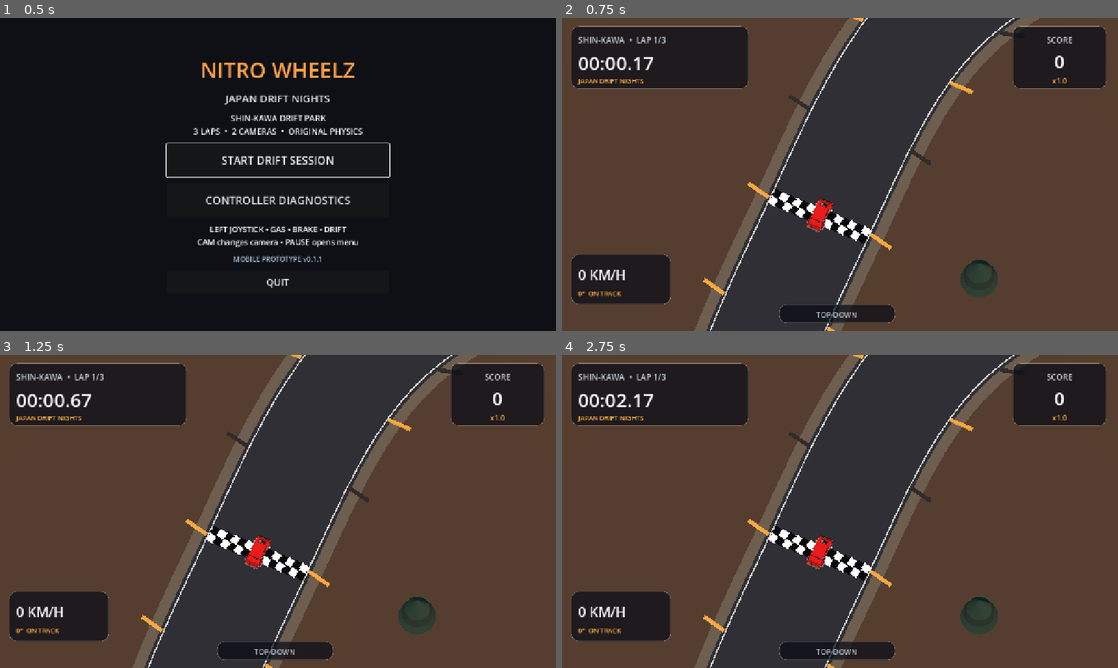
Above: before the commit, frames 1-4 (two rows, left to right).
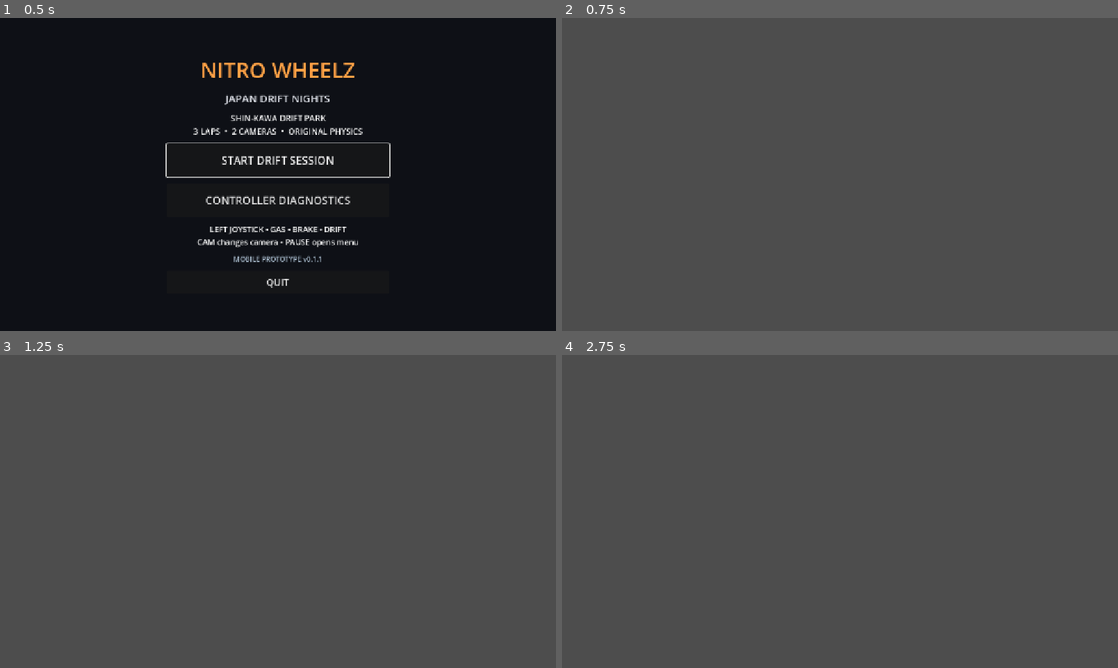
Above: after the commit, the same moments.

Repository: karllondor/Nitro-Wheelz-
Game: Godot game, scene res://scenes/boot.tscn
Two runs of this game, one before a commit and one after it. Both use one fixed random seed, a clock stepped at 60 frames per second and the inputs below.
Inputs (mouse positions are in pixels of both pictures, inside the frame that each line leads up to):
- Up to frame 1 (0.5 s): no input
- Up to frame 2 (0.75 s): click "START DRIFT SESSION" at 0.5 s
- Up to frame 3 (1.25 s): no input
- Up to frame 4 (2.75 s): tap Enter at 1.25 s; move the mouse to (962, 495) at 1.27 s; hold D (move_right) 1.28-2 s; hold Space (action_primary) 1.28-2 s; click (962, 495) at 1.42 s; drag from (728, 527) to (812, 574) at 2.02 s

Frame 1 is identical in both runs. In frame 2, 99% of the frame differs, in the area x 0-100%, y 0-100%; in frame 3, 99%; in frame 4, 99%.
Error after the commit: Parse Error: Identifier "overhead_target" not declared in the current scope. (res://scripts/race/race.gd:247)

Commit message:
camera: zoom out overhead/chase and lock overhead orientation to map

Diff:
--- a/game/scripts/race/race.gd
+++ b/game/scripts/race/race.gd
@@ -64,7 +64,7 @@
     add_child(overhead)
     chase = Camera3D.new()
     chase.name = "Behind car"
-    chase.fov = 68.0
+    chase.fov = 72.0
     chase.current = false
     add_child(chase)
     _update_camera(1.0)
@@ -242,13 +242,13 @@
     var forward_dir: Vector2 = model.forward()
     var f: Vector3 = Vector3(forward_dir.x,0.0,forward_dir.y)
     var portrait: bool = get_viewport().get_visible_rect().size.y > get_viewport().get_visible_rect().size.x
-    overhead.size = 52.0 if portrait else 45.0
-    var overhead_target: Vector3 = car_position+Vector3(0,51,11)
+    # Wider scene coverage on phones: more road visible before each corner.\n    overhead.size = 78.0 if portrait else 62.0
+    # Fixed north-up orientation; never rotate the top-down camera as the car yaws.\n    var overhead_target: Vector3 = car_position + Vector3(0,74,15)
     overhead.position = overhead.position.lerp(overhead_target,clampf(delta*7.0,0.0,1.0))
-    overhead.look_at(car_position+f*7.0,Vector3.UP)
-    var chase_target: Vector3 = car_position-f*9.5+Vector3(0,4.7,0)
+    overhead.look_at(car_position + Vector3(0,0,-5.0),Vector3(0,0,-1))
+    var chase_target: Vector3 = car_position-f*15.0+Vector3(0,6.5,0)
     chase.position = chase.position.lerp(chase_target,clampf(delta*4.2,0.0,1.0))
-    chase.look_at(car_position+f*11.0+Vector3.UP*1.5,Vector3.UP)
+    chase.look_at(car_position+f*15.0+Vector3.UP*1.7,Vector3.UP)
 
 func _toggle_camera() -> void:
     camera_mode = 1-camera_mode
